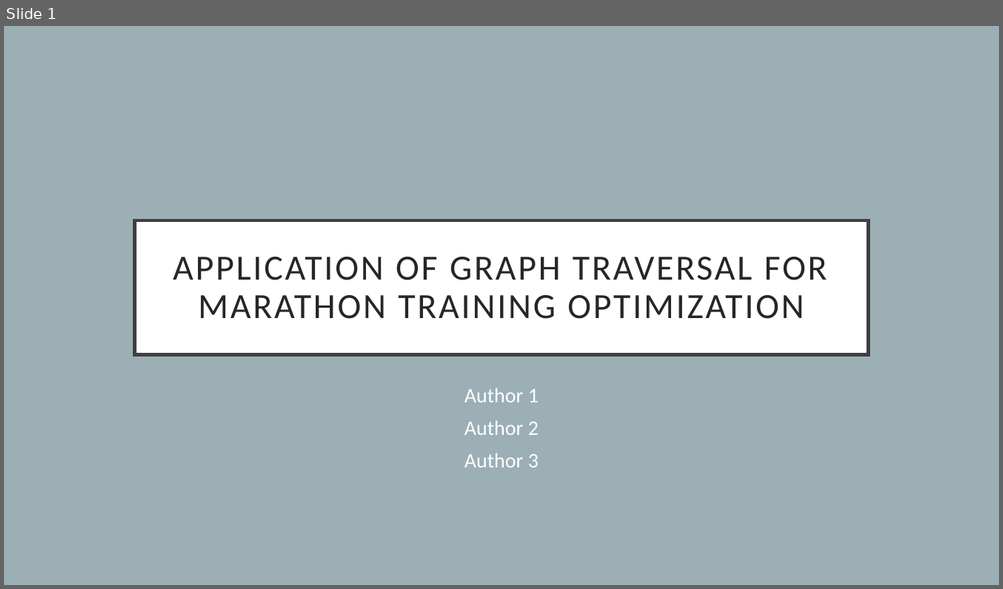
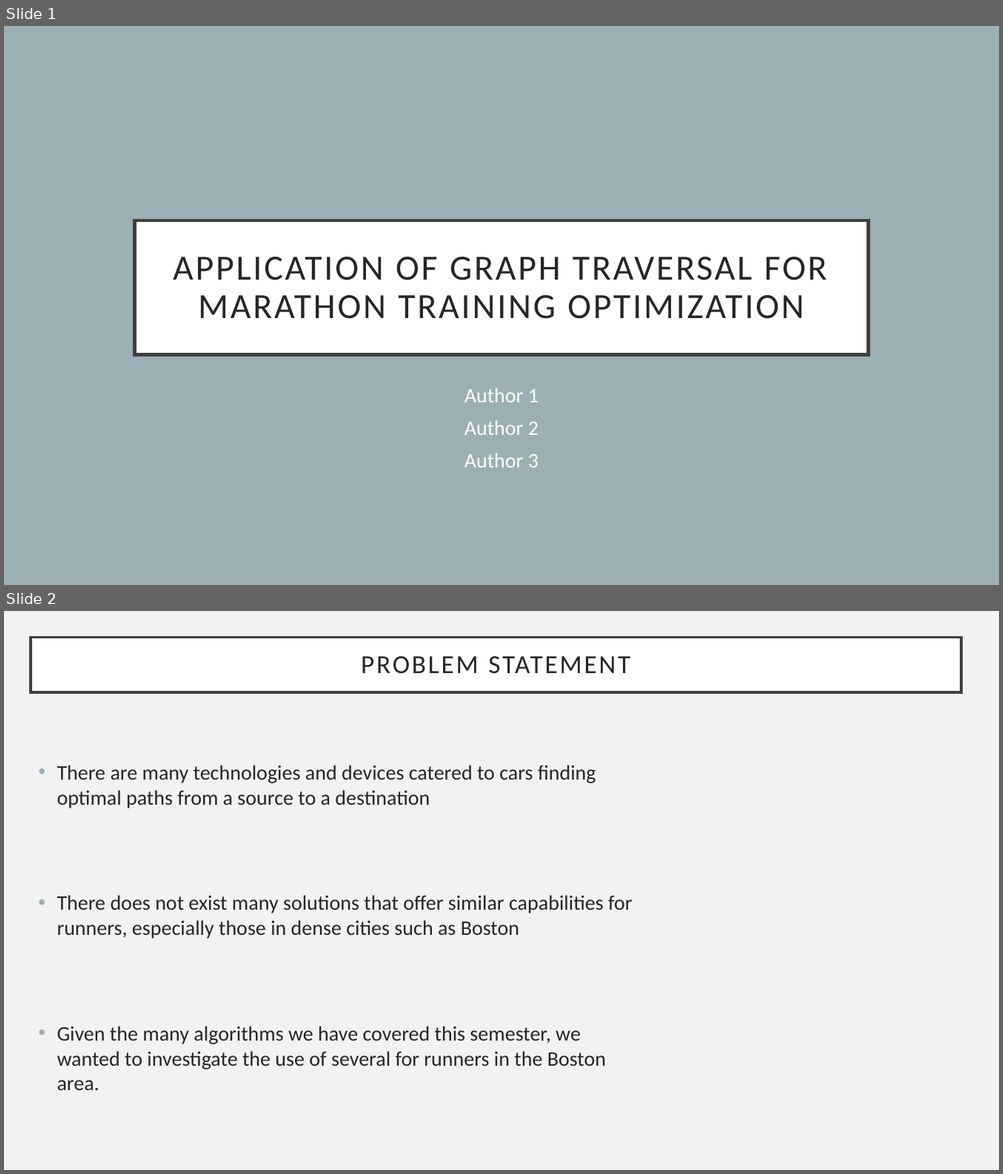
Before and after one commit to alkhalifas/boston-route-optimization, a slide deck: Project Presentation.pptx. Shown one above the other, each under a label of ours: slide 1 before the commit, slides 1 and 2 after it. The pictures are 1003x589 and 1003x1174 pixels, drawn with LibreOffice and Linux fonts; fonts in the diff are those of the drawing. Boxes give left, top, right and bottom in pixels: in the first picture for what was removed or moved away, otherwise in the second. Text is boxed around its words. In the diff, an @@ line names an element or a change of style, - is before the commit and + after.

```diff
--- a/Project Presentation.pptx
+++ b/Project Presentation.pptx
@@ slide 2 added at [4, 611, 999, 1170], background #F2F2F2 @@
@@ title added at [31, 637, 962, 692], fill #FFFFFF, outline #404040 2.5 pt, 25.2 pt, text #262626 @@
+PROBLEM STATEMENT
@@ text added at [57, 765, 632, 1091], 20 pt, text #262626 @@
+• There are many technologies and devices catered to cars finding optimal paths from a source to a destination
+• There does not exist many solutions that offer similar capabilities for runners, especially those in dense cities such as Boston
+• Given the many algorithms we have covered this semester, we wanted to investigate the use of several for runners in the Boston area.
```
Also in this commit, not shown: 2 other slides added, 2 slides removed.
